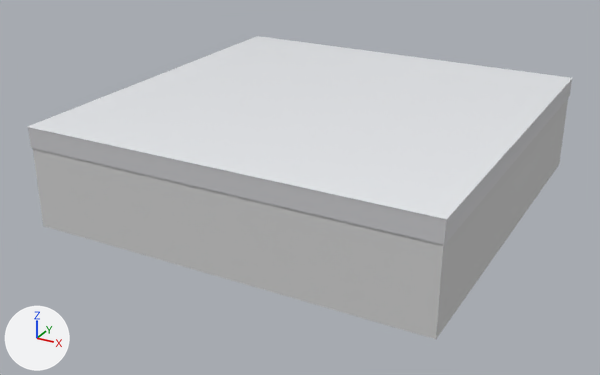
The glTF model 3d-assets/plates/terrazzo-epoxy.glb as it was, and as the next commit left it.
The view is the same before and after, from a 50 mm camera at (0.272, -0.531, 0.19) aimed at (-0.01, -0.019, -0.066). Arrows for +X, +Y and +Z are at lower left; the lights stay in place. The first picture is the older version. Where no turn or scale is listed for an object, it has been applied to the vertices.

In view in the first picture: 'body', 'substrate', 'topcoat'.
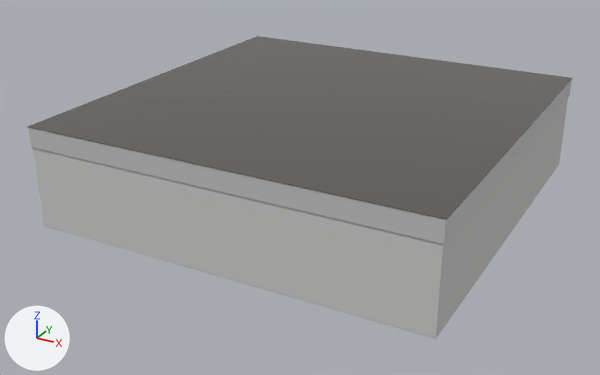
Where the newer file only moved an object's origin or applied its transform, the numbers keep the older frame.

Where the change shows, as pixel boxes (x1, y1, x2, y2) in the pictures (600 x 375 px):
'topcoat', recoloured (white to dark grey): (28, 36, 572, 220) in both

Diff of the bpy script that builds the scene:
```diff
--- a/3d-assets/plates/terrazzo-epoxy.glb.py
+++ b/3d-assets/plates/terrazzo-epoxy.glb.py
@@ mat_var_topcoat @@
 mat_var_topcoat = principled_material('VAR_topcoat')
-mat_var_topcoat.base_color = (0.85, 0.87, 0.9)  # white #edf0f3
+mat_var_topcoat.base_color = (0.1, 0.09, 0.08)  # dark grey #595550
 mat_var_topcoat.roughness = 0.12
```
